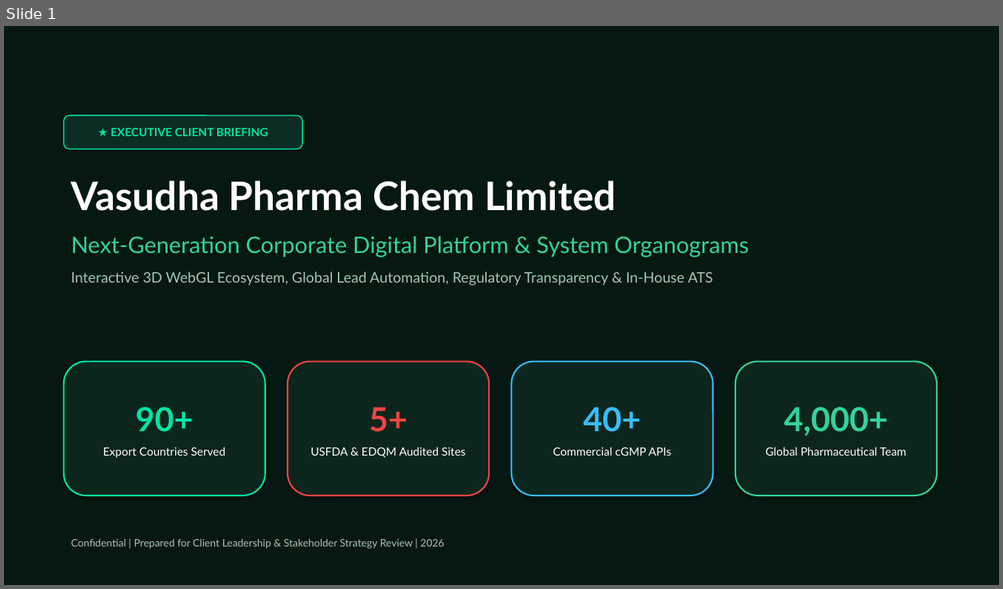
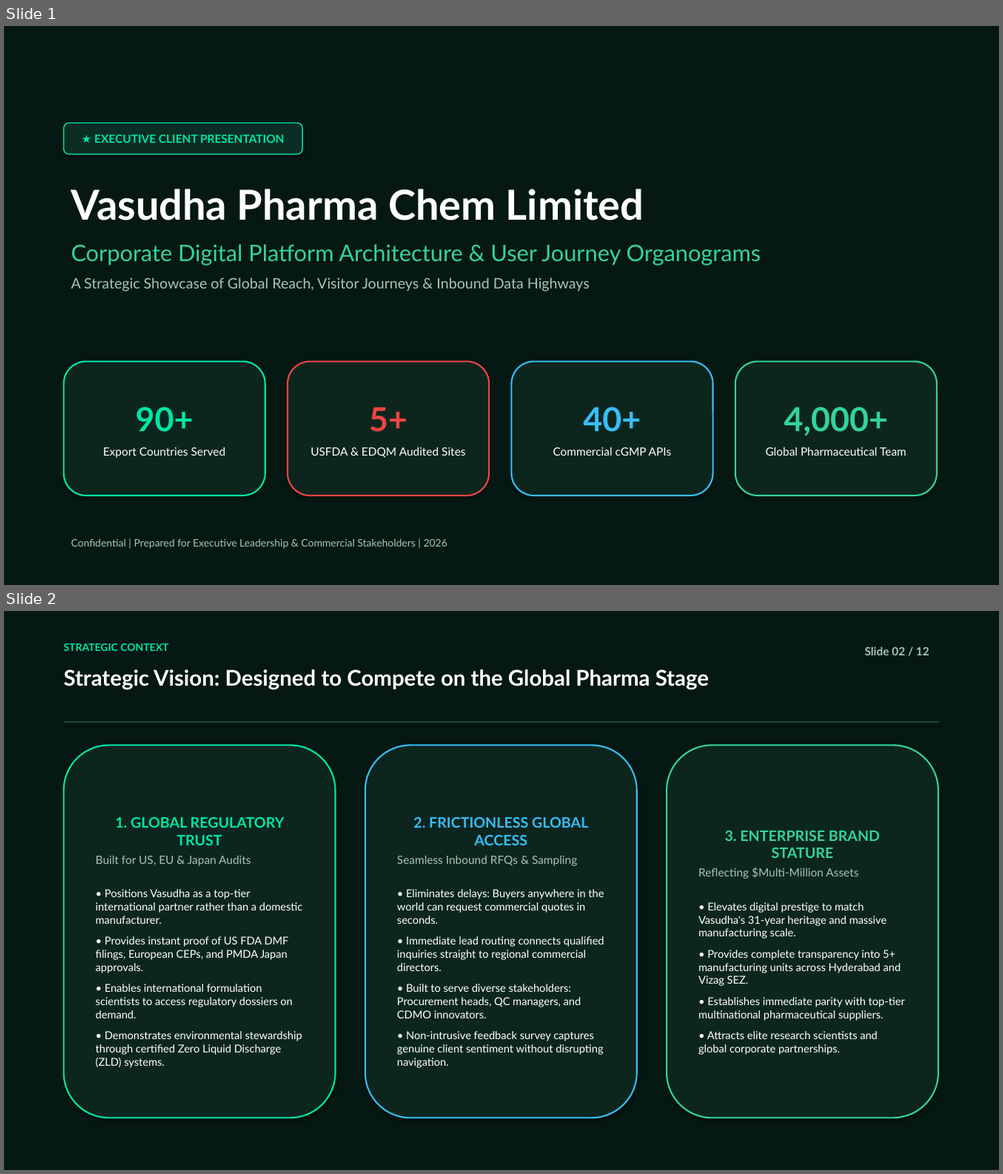
Before and after one commit to saikrishna-bethamcharla/vasudhapharma-green, a slide deck: Vasudha_Pharma_Executive_Presentation.pptx. Shown one above the other, each under a label of ours: slide 1 before the commit, slides 1 and 2 after it. The pictures are 1003x589 and 1003x1174 pixels, drawn with LibreOffice and Linux fonts; fonts in the diff are those of the drawing. Boxes give left, top, right and bottom in pixels: in the first picture for what was removed or moved away, otherwise in the second. Text is boxed around its words. In the diff, an @@ line names an element or a change of style, - is before the commit and + after.

Commit message:
docs(presentation): align deck with client feedback - focus on organograms, hero screenshot, and data highways

```diff
--- a/Vasudha_Pharma_Executive_Presentation.pptx
+++ b/Vasudha_Pharma_Executive_Presentation.pptx
@@ slide 2 added at <box>4,611,999,1170</box>, background #FFFFFF @@
@@ rectangle added at <box>4,611,999,1170</box>, fill #061813 @@
@@ text added at <box>64,643,168,651</box>, 10 pt, text #00E5A3, bold @@
+STRATEGIC CONTEXT
@@ text added at <box>865,647,929,655</box>, 11 pt, text #A7C4B8, bold @@
+Slide 02 / 12
@@ text added at <box>64,669,708,690</box>, 21 pt, text #FFFFFF, bold @@
+Strategic Vision: Designed to Compete on the Global Pharma Stage
@@ rectangle added at <box>64,721,939,723</box>, fill #1A4A3A @@
@@ rounded rectangle added at <box>64,745,336,1119</box>, fill #0C261E, outline #00E5A3 1.5 pt, 10.5 pt, text #FFFFFF @@
+1. GLOBAL REGULATORY TRUST
+Built for US, EU & Japan Audits
+• Positions Vasudha as a top-tier international partner rather than a domestic manufacturer.
+• Provides instant proof of US FDA DMF filings, European CEPs, and PMDA Japan approvals.
+• Enables international formulation scientists to access regulatory dossiers on demand.
+• Demonstrates environmental stewardship through certified Zero Liquid Discharge (ZLD) systems.
@@ rounded rectangle added at <box>365,745,637,1119</box>, fill #0C261E, outline #38BDF8 1.5 pt, 10.5 pt, text #FFFFFF @@
+2. FRICTIONLESS GLOBAL ACCESS
+Seamless Inbound RFQs & Sampling
+• Eliminates delays: Buyers anywhere in the world can request commercial quotes in seconds.
+• Immediate lead routing connects qualified inquiries straight to regional commercial directors.
+• Built to serve diverse stakeholders: Procurement heads, QC managers, and CDMO innovators.
+• Non-intrusive feedback survey captures genuine client sentiment without disrupting navigation.
@@ rounded rectangle added at <box>666,745,938,1119</box>, fill #0C261E, outline #34D399 1.5 pt, 10.5 pt, text #FFFFFF @@
+3. ENTERPRISE BRAND STATURE
+Reflecting $Multi-Million Assets
+• Elevates digital prestige to match Vasudha's 31-year heritage and massive manufacturing scale.
+• Provides complete transparency into 5+ manufacturing units across Hyderabad and Vizag SEZ.
+• Establishes immediate parity with top-tier multinational pharmaceutical suppliers.
+• Attracts elite research scientists and global corporate partnerships.
@@ slide 1 changed as well @@
@@ rounded rectangle "★ EXECUTIVE CLIENT PRESENTATION": place and size @@
-rounded rectangle "★ EXECUTIVE CLIENT PRESENTATION" at <box>64,116,302,149</box>
+rounded rectangle "★ EXECUTIVE CLIENT PRESENTATION" at <box>64,123,302,154</box>
@@ text in rounded rectangle at <box>94,134,284,143</box>: text changed @@
-★ EXECUTIVE CLIENT BRIEFING
+★ EXECUTIVE CLIENT PRESENTATION
@@ text "Vasudha Pharma Chem Limited": place and size @@
-text "Vasudha Pharma Chem Limited" at <box>71,181,748,286</box>
+text "Vasudha Pharma Chem Limited" at <box>71,189,761,292</box>
@@ text at <box>71,189,644,221</box>: size 38 to 40 pt in "Vasudha Pharma Chem Limited" @@
@@ text at <box>71,244,761,292</box>: text changed @@
-Next-Generation Corporate Digital Platform & System Organograms
-Interactive 3D WebGL Ecosystem, Global Lead Automation, Regulatory Transparency & In-House ATS
+Corporate Digital Platform Architecture & User Journey Organograms
+A Strategic Showcase of Global Reach, Visitor Journeys & Inbound Data Highways
@@ text at <box>71,539,447,549</box>: text changed @@
-Confidential | Prepared for Client Leadership & Stakeholder Strategy Review | 2026
+Confidential | Prepared for Executive Leadership & Commercial Stakeholders | 2026
```
Also in this commit, not shown: 4 other slides changed, 6 other slides added, 7 slides removed, 2 other files.
